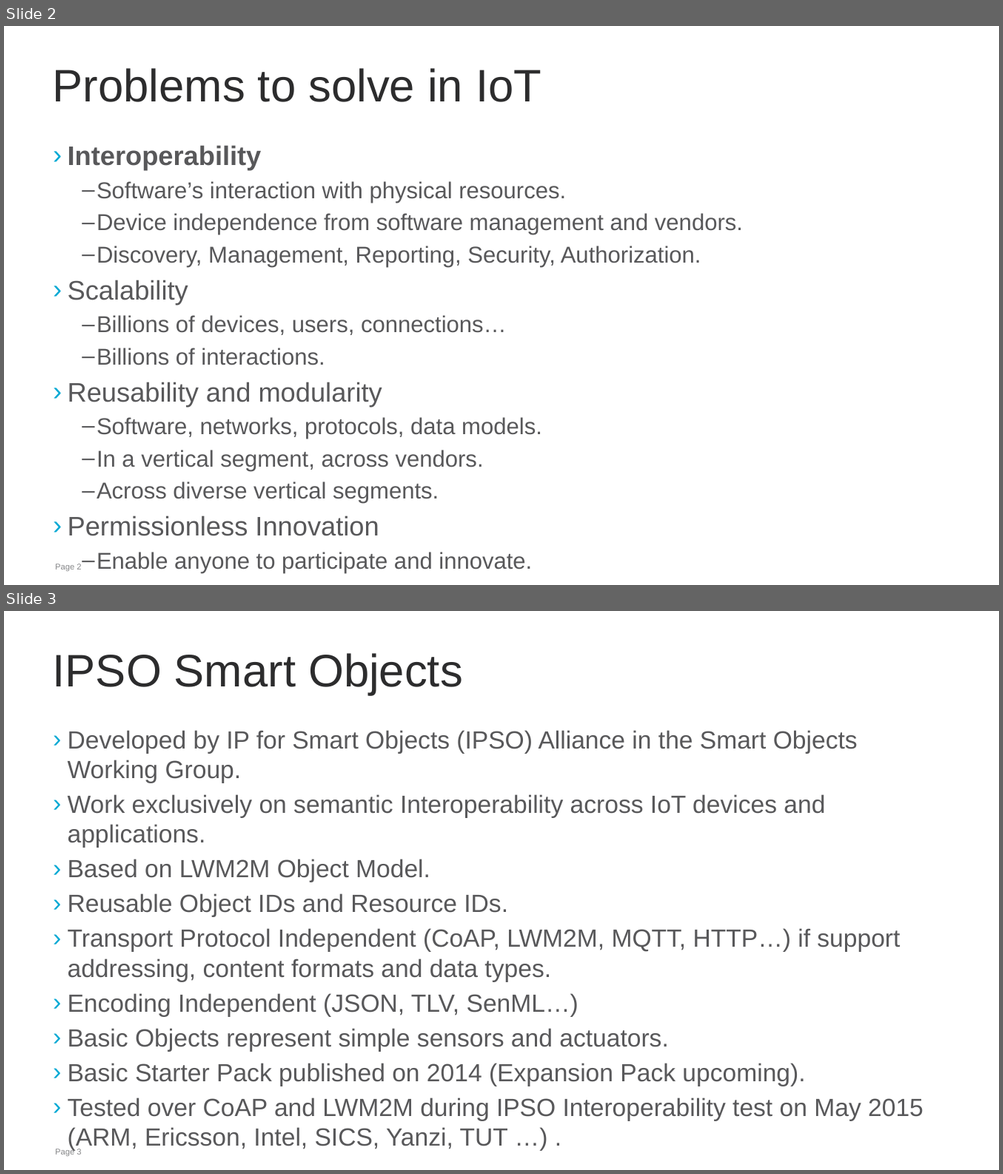
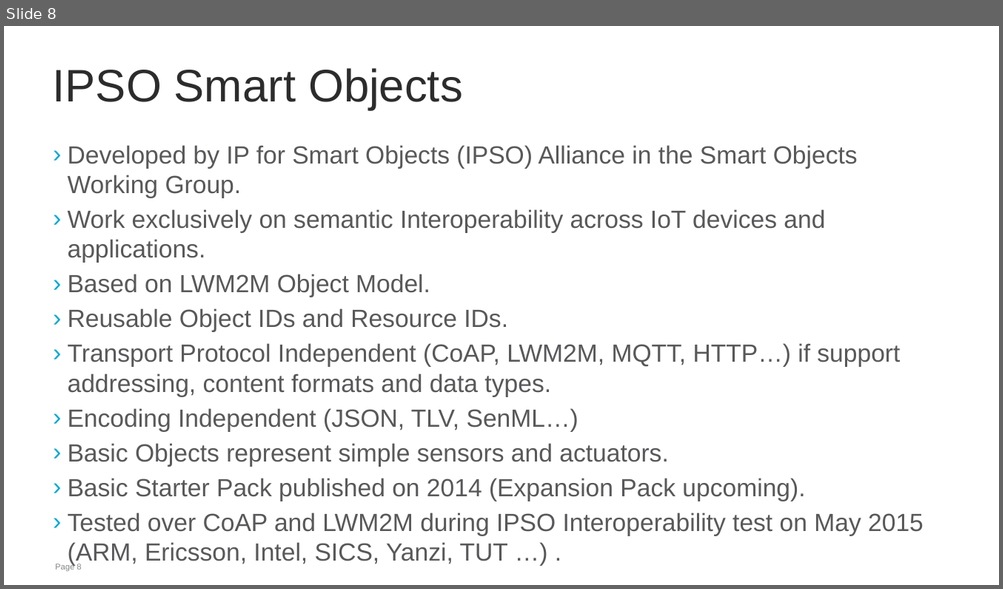
Before and after one commit to jaimejim/iot-playground, a slide deck: Documentation/IPSO_Intro_W3C.pptx. Shown one above the other, each under a label of ours: slides 2 and 3 before the commit, slide 8 after it. The pictures are 1003x1174 and 1003x589 pixels, drawn with LibreOffice and Linux fonts; fonts in the diff are those of the drawing; background and template pictures are left out. Boxes give left, top, right and bottom in pixels: in the first picture for what was removed or moved away, otherwise in the second. Text is boxed around its words. In the diff, an @@ line names an element or a change of style, - is before the commit and + after.

```diff
--- a/Documentation/IPSO_Intro_W3C.pptx
+++ b/Documentation/IPSO_Intro_W3C.pptx
@@ slide 2 removed at (x1=4, y1=26, x2=999, y2=585), background #FFFFFF; not listed: 1 template element that a slide beside it also shows @@
@@ title removed at (x1=53, y1=68, x2=541, y2=102) @@
-Problems to solve in IoT
@@ text removed at (x1=68, y1=145, x2=743, y2=574) @@
-› Interoperability
-  – Software’s interaction with physical resources.
-  – Device independence from software management and vendors.
-  – Discovery, Management, Reporting, Security, Authorization.
-› Scalability
-  – Billions of devices, users, connections…
-  – Billions of interactions.
-› Reusability and modularity
-  – Software, networks, protocols, data models.
-  – In a vertical segment, across vendors.
-  – Across diverse vertical segments.
-› Permissionless Innovation
-  – Enable anyone to participate and innovate.
@@ what was slide 3 is now slide 8 @@
```
Also in this commit, not shown: 7 slides changed.
